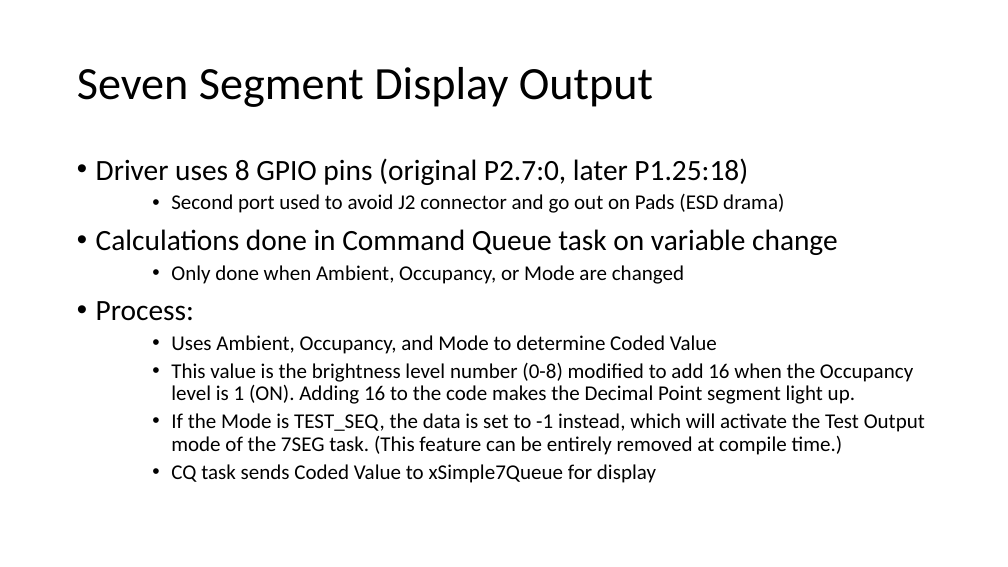
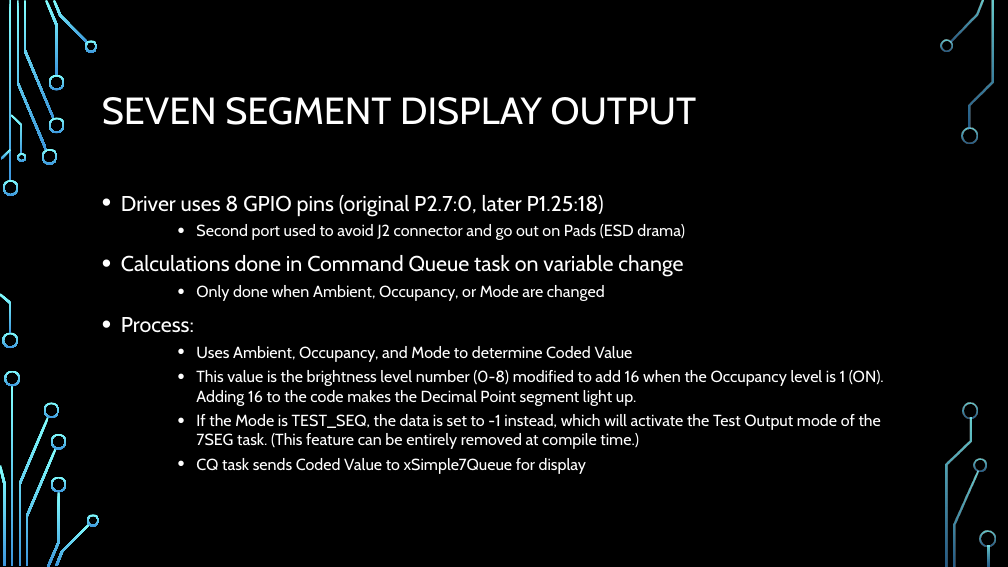
Before and after one commit to EmbeddedSystemClass/FinalProject5381, a slide deck: slide 19 of Final Project 5381.pptx. Drawn at 1008x567 pixels with LibreOffice and Linux fonts; fonts in the diff are those of the drawing; background and template pictures are left out. Boxes give left, top, right and bottom in pixels: in the first picture for what was removed or moved away, otherwise in the second. Text is boxed around its words. In the diff, an @@ line names an element or a change of style, - is before the commit and + after.

```diff
--- a/Final Project 5381.pptx
+++ b/Final Project 5381.pptx
@@ background #FFFFFF to picture (left out) @@
@@ title at <box>102,97,697,125</box>: text changed; size 44 to 36 pt; font Calibri to Cabin; text colour #000000 to #FFFFFF @@
-Seven Segment Display Output
+SEVEN SEGMENT DISPLAY OUTPUT
@@ text "Driver uses 8 GPIO pins ...": place and size @@
-text "Driver uses 8 GPIO pins ..." at <box>96,158,925,483</box>
+text "Driver uses 8 GPIO pins ..." at <box>121,195,884,474</box>
@@ text "Driver uses 8 GPIO pins ..." at <box>121,195,884,474</box>: size 28 to 20.4 pt in "Driver uses 8 GPIO pins (original P2.7:0, ...", "Calculations done in Command Queue task on ...", "Process:"; font Calibri to Cabin, text colour #000000 to #FFFFFF; size 20 to 15.3 pt in "Second port used to avoid J2 connector ...", "Only done when Ambient, Occupancy, or Mode ...", "Uses Ambient, Occupancy, and Mode to determine ...", "This value is the brightness level number ..." and 2 more places; line spacing 0.9 to 1 @@
@@ group added at <box>0,0,996,567</box>: 33 freeform shapes, 3 rectangles @@
```
Also in this commit, not shown: 42 other slides changed.
